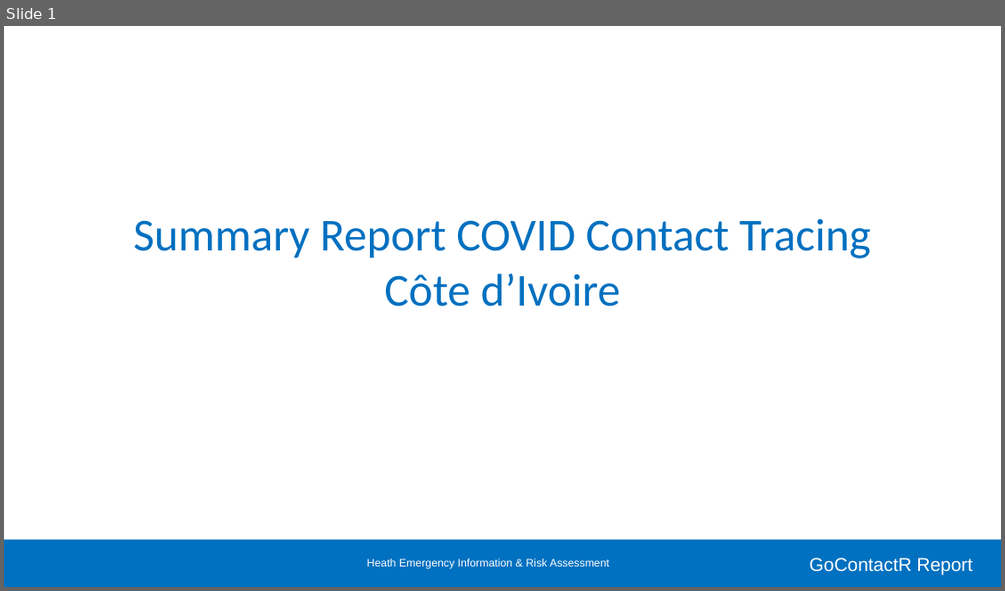
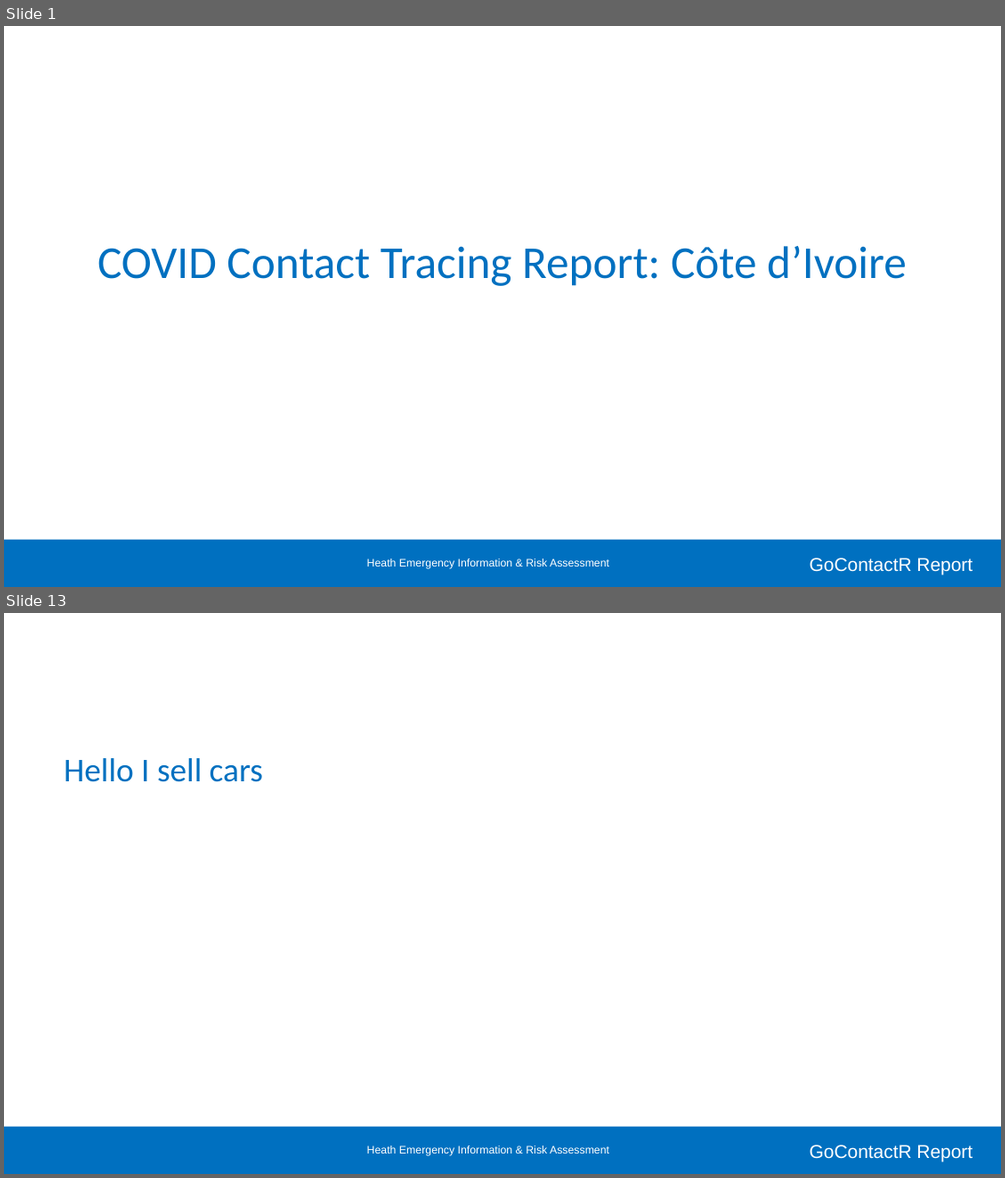
Before and after one commit to kendavidn/GoContactR, a slide deck: markdown/pptx_template.pptx. Shown one above the other, each under a label of ours: slide 1 before the commit, slides 1 and 13 after it; the slides between them are not shown. The pictures are 1005x591 and 1005x1178 pixels, drawn with LibreOffice and Linux fonts; fonts in the diff are those of the drawing; background and template pictures are left out. Boxes give left, top, right and bottom in pixels: in the first picture for what was removed or moved away, otherwise in the second. Text is boxed around its words. In the diff, an @@ line names an element or a change of style, - is before the commit and + after.

```diff
--- a/markdown/pptx_template.pptx
+++ b/markdown/pptx_template.pptx
@@ slide 13 added at (4,613,1001,1174), background #FFFFFF; not listed: 3 template elements that a slide beside it also shows @@
@@ text added at (64,758,263,782), 24 pt, text #0070C0 @@
+Hello I sell cars
@@ slide 1 changed as well @@
@@ title at (97,246,906,286): text changed @@
-Summary Report COVID Contact Tracing Côte d’Ivoire
+COVID Contact Tracing Report: Côte d’Ivoire
```
Also in this commit, not shown: 14 other slides added, 2 slides removed, 35 other files.
